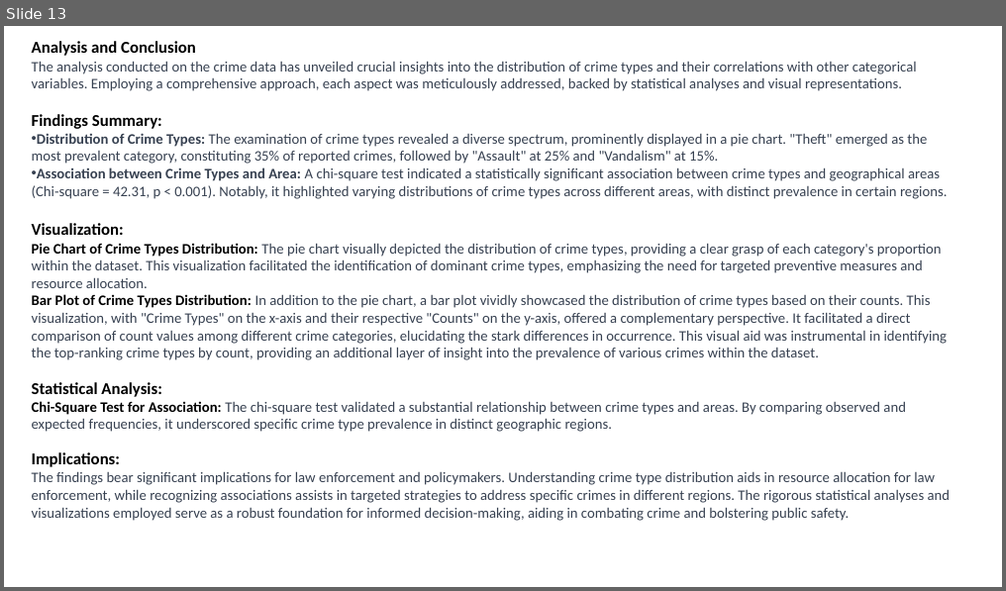
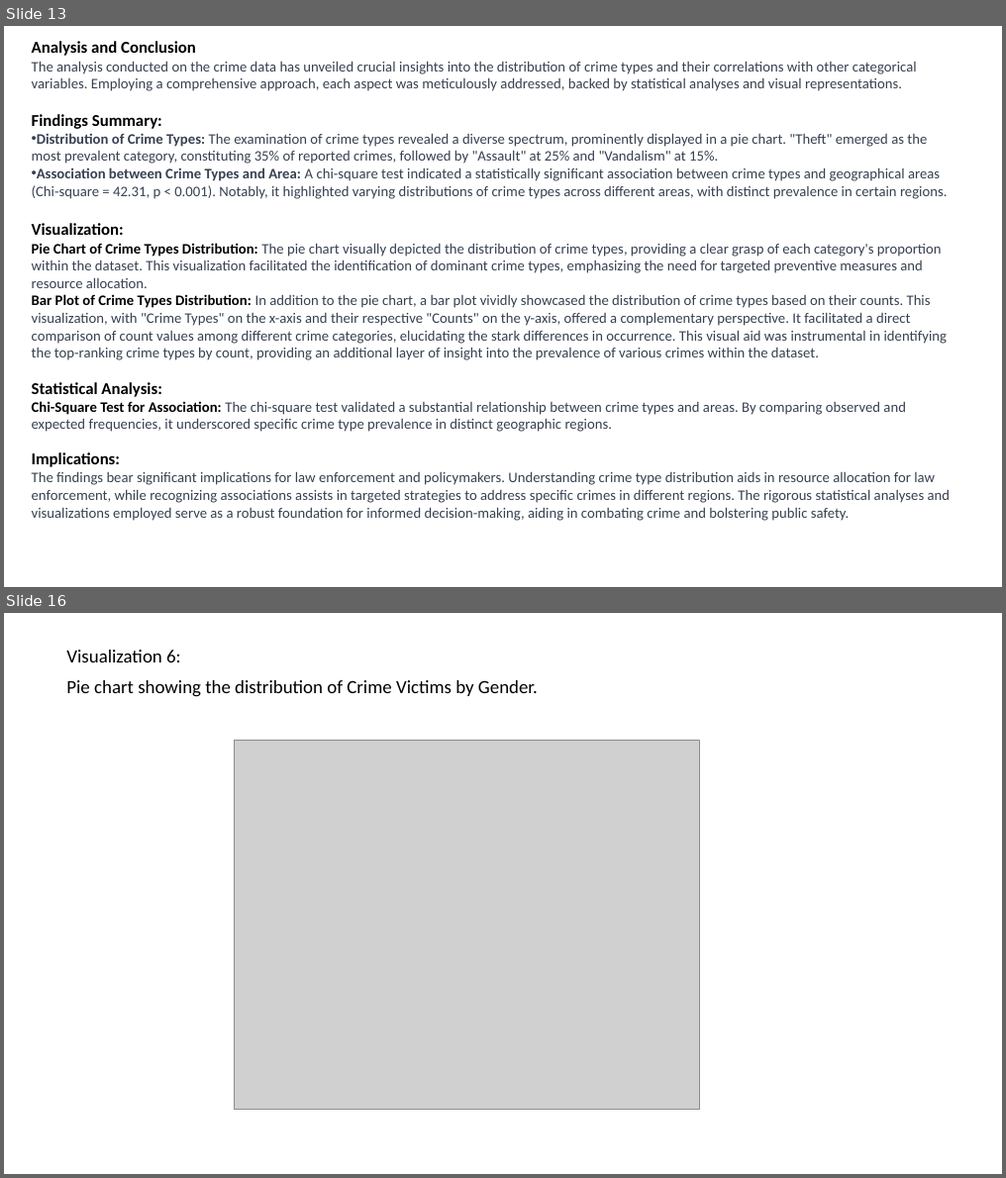
Before and after one commit to qazifabiahoq/Project_Crime_in_La_2020-Dec2023, a slide deck: Final Presentation.pptx. Shown one above the other, each under a label of ours: slide 13 before the commit, slides 13 and 16 after it; the slides between them are not shown. The pictures are 1006x591 and 1006x1178 pixels, drawn with LibreOffice and Linux fonts; fonts in the diff are those of the drawing; grey boxes stand for pictures. Boxes give left, top, right and bottom in pixels: in the first picture for what was removed or moved away, otherwise in the second. Text is boxed around its words. In the diff, an @@ line names an element or a change of style, - is before the commit and + after.

```diff
--- a/Final Presentation.pptx
+++ b/Final Presentation.pptx
@@ slide 16 added at (x1=4, y1=613, x2=1002, y2=1174), background #FFFFFF @@
@@ text added at (x1=66, y1=650, x2=538, y2=697), 18 pt, text #000000 @@
+Visualization 6:
+Pie chart showing the distribution of Crime Victims by Gender.
@@ picture added at (x1=234, y1=740, x2=699, y2=1109) @@
```
Also in this commit, not shown: 4 other slides added.
